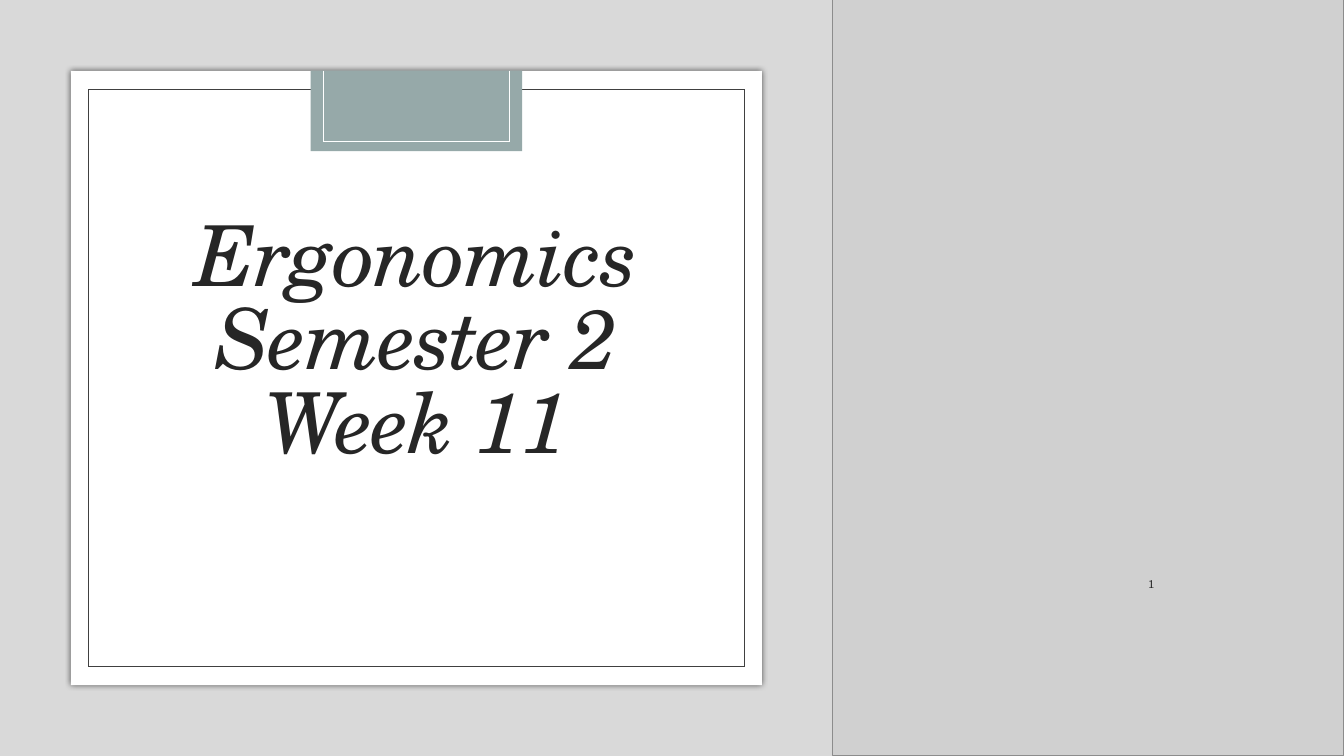
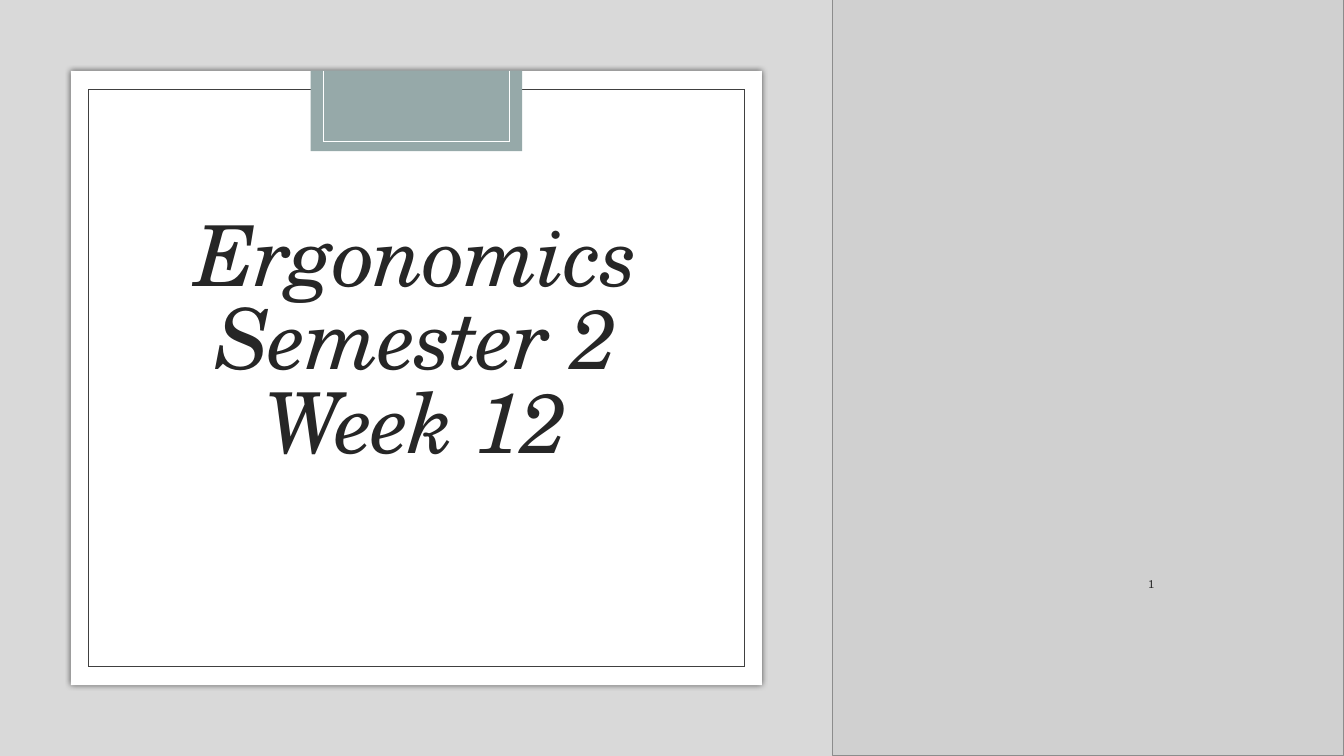
Before and after one commit to Albertlor/URECA, a slide deck: slide 1 of Meeting_Materials/Ergonomics Semester 2 Week 12.pptx. Drawn at 1344x756 pixels with LibreOffice and Linux fonts; fonts in the diff are those of the drawing; grey boxes stand for pictures. Boxes give left, top, right and bottom in pixels: in the first picture for what was removed or moved away, otherwise in the second. Text is boxed around its words. In the diff, an @@ line names an element or a change of style, - is before the commit and + after.

```diff
--- a/Meeting_Materials/Ergonomics Semester 2 Week 12.pptx
+++ b/Meeting_Materials/Ergonomics Semester 2 Week 12.pptx
@@ title at (196, 225, 638, 455): text changed @@
-Ergonomics
-Semester 2
-Week 11
+Ergonomics
+Semester 2
+Week 12
```
Also in this commit, not shown: 6 other files.
